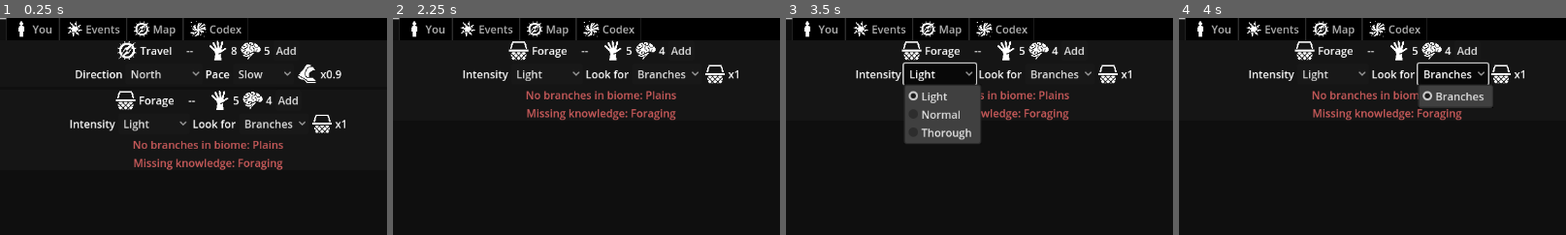
Above: before the commit, frames 1-4 (left to right).
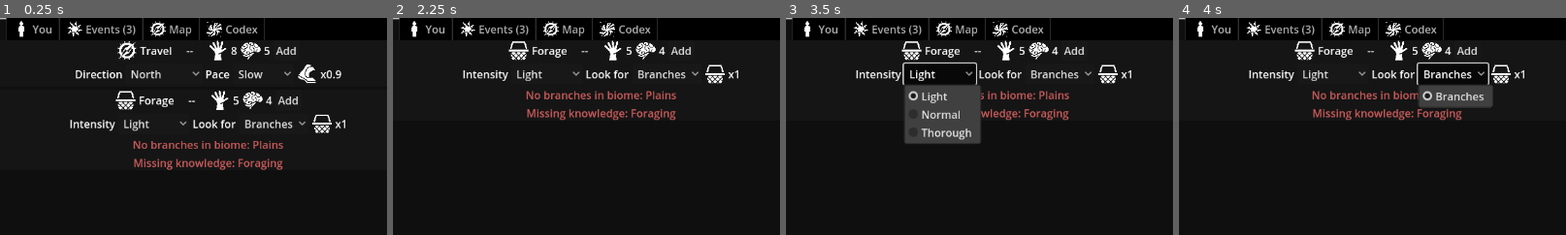
Above: after the commit, the same moments.

Repository: Turnovus/Space-Adventure-RPG
Game: Godot game, scene res://main.tscn
Same seed, same stepped clock (60 frames per second), same inputs: the game is played once before the commit and once after it.
Inputs:
- Up to frame 1 (0.25 s): no input
- Up to frame 2 (2.25 s): click "END TURN" at 0.5 s; click "END ACTION" at 1.25 s; click "Add" at 2 s
- Up to frame 3 (3.5 s): click "Light" at 2.75 s
- Up to frame 4 (4 s): click "Branches" at 3.5 s
The pictures show only the part of the screen within x 35-85%, y 0-50%; the shares and areas given below are measured in that part.

The runs differ from the first frame. In frame 1, 1.3% of the frame differs, in the area x 31-69%, y 0-11%; in frame 2, 1.3%; in frame 3, 1.3%; in frame 4, 1.3%.

Commit message:
Event tab count
Event tab now counts events that occurred since it was last open, and clears the count when viewed.

Diff:
--- a/Alpha/interface/custom_tab_container.gd
+++ b/Alpha/interface/custom_tab_container.gd
@@ -6,6 +6,8 @@
 
 
 func _ready():
+	tab_changed.connect(_on_tab_changed)
+
 	var tabs = get_children()
 	var tab_index = 0
 	for i in range(0, len(tabs)):
@@ -32,6 +34,7 @@
 func setup_tab(tab_index : int, controller : TabController):
 	set_tab_icon(tab_index, controller.tab_icon)
 	controller.tab_count_changed.connect(_on_tab_count_changed)
+	controller.container = self
 	update_tab(tab_index, controller)
 
 
@@ -63,3 +66,9 @@
 
 	var controller : TabController = get_tab_controller(tab)
 	update_tab(tab_index, controller)
+
+
+func _on_tab_changed(_tab : int):
+	var control : Control = get_current_tab_control()
+	var controller = get_tab_controller(control)
+	controller.notify_selected()
--- a/Alpha/interface/main_interface_components/main_tabs/events/event_list.gd
+++ b/Alpha/interface/main_interface_components/main_tabs/events/event_list.gd
@@ -3,6 +3,7 @@
 
 @onready var event_list : BoxContainer = $ScrollContainer/Events
 @onready var auto_cull_spinner : SpinBox = $PanelContainer/HBoxContainer/AutoCullSpinner
+@onready var tab_controller : TabController = $TabController
 
 @onready var event_group = preload("res://interface/main_interface_components/main_tabs/events/event_group.tscn")
 
@@ -25,6 +26,7 @@
 
 	if _should_log_event(type, targets):
 		current_group.add_event(type, targets)
+		tab_controller.count += 1
 
 
 func _should_log_event(type : EventType, targets : Array) -> bool:
--- a/Alpha/interface/main_interface_components/main_tabs/events/event_list.tscn
+++ b/Alpha/interface/main_interface_components/main_tabs/events/event_list.tscn
@@ -16,6 +16,7 @@
 script = ExtResource("1_kgvqq")
 tab_icon = ExtResource("2_txwmo")
 show_count = 1
+clear_count_on_open = true
 
 [node name="PanelContainer" type="PanelContainer" parent="."]
 layout_mode = 2
--- a/Alpha/interface/tab_controller.gd
+++ b/Alpha/interface/tab_controller.gd
@@ -14,8 +14,19 @@
 
 @export var tab_icon : Texture2D
 @export var show_count : TabCountDisplay = TabCountDisplay.NEVER
+@export var clear_count_on_open : bool = false
+
+var container : CustomTabContainer
 
 var count : int = 0:
 	set(new_count):
-		count = new_count
+		if clear_count_on_open and container.get_current_tab_control() == get_parent():
+			count = 0
+		else:
+			count = new_count
 		tab_count_changed.emit(get_parent())
+
+
+func notify_selected():
+	if clear_count_on_open:
+		count = 0
